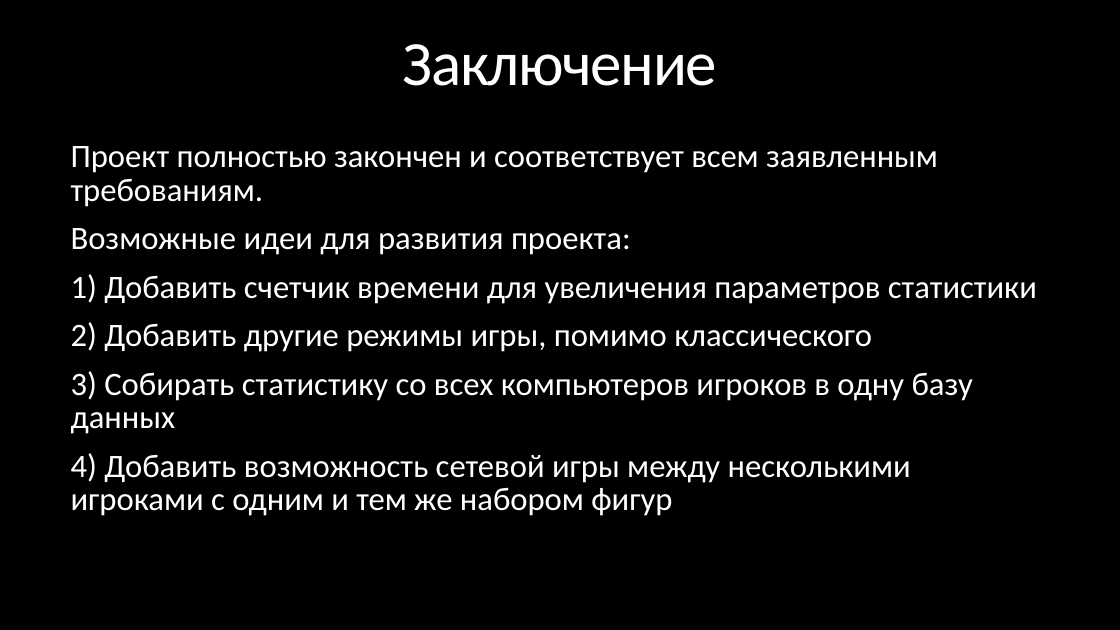
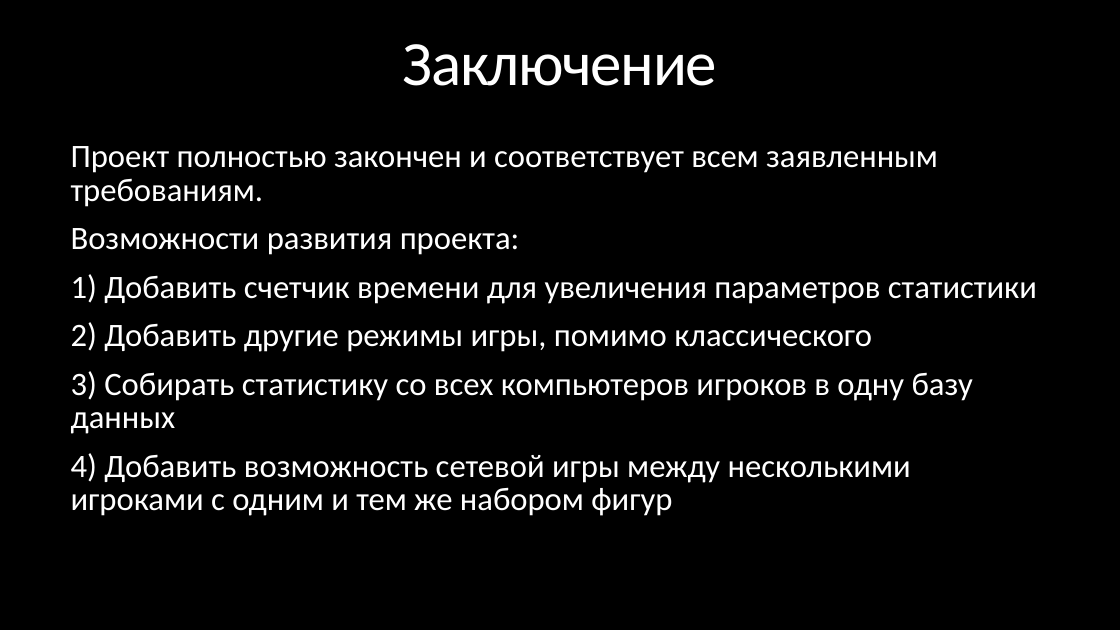
Before and after one commit to igorfardoc/Tetris, a slide deck: slide 5 of Presentation.pptx. Drawn at 1120x630 pixels with LibreOffice and Linux fonts; fonts in the diff are those of the drawing. Boxes give left, top, right and bottom in pixels: in the first picture for what was removed or moved away, otherwise in the second. Text is boxed around its words. In the diff, an @@ line names an element or a change of style, - is before the commit and + after.

```diff
--- a/Presentation.pptx
+++ b/Presentation.pptx
@@ text at [71, 228, 520, 255]: text changed @@
-Возможные идеи для развития проекта:
+Возможности развития проекта:
```
Also in this commit, not shown: 1 other slide changed.
